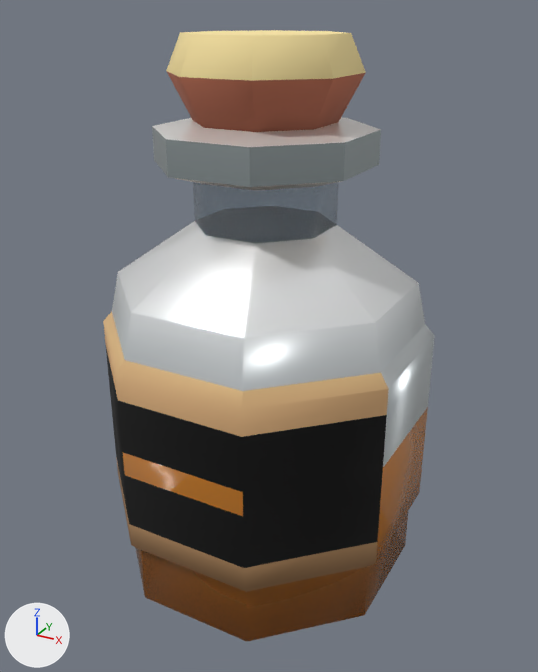
One commit to the glTF model asset-studio/catalogs/items/potions/potion_medium_orange/potion_medium_orange.glb: the scene before it, then after it.
The view is the same before and after, from a camera (50 mm lens) standing at (0.521, -0.936, 0.909) and looking at (0.005, 0.003, 0.44). The lights are fixed; the arrows at lower left show +X, +Y and +Z. The picture after the commit comes second. Vertices at exactly the same position are counted once.

Objects in the first picture: 'Item'.
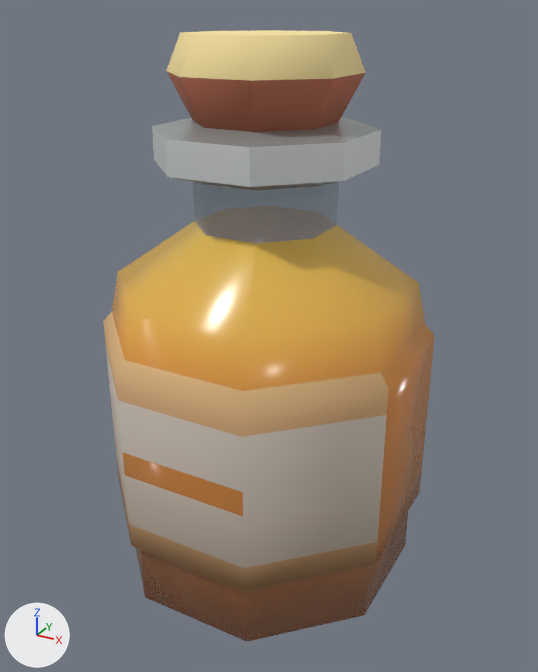
Pixel boxes [x1, y1, x2, y2] of what changed, in the pictures (538 x 672 px):
'Item', surface changed: [103, 98, 435, 641] in both
part 1 of me_potion_medium_orange, surface changed: [103, 117, 435, 568] in both
part 2 of me_potion_medium_orange, recoloured: [123, 407, 428, 641] in both
part 3 of me_potion_medium_orange, recoloured (white to orange): [112, 206, 435, 467] in both

What changed in the scene script:
```text
Change mat_potion_medium_orange_0:
    where n0 = _N.new('ShaderNodeBsdfPrincipled'); n0.name = 'Principled BSDF'
    n0.inputs[2].default_value: 0.95 -> 0.2  # 'Roughness'
    add n3 = _N.new('ShaderNodeMath'); n3.name = 'Math'
    add n3.operation = 'MULTIPLY'
    add n3.inputs[1].default_value = 0.72  # 'Value'
    where n2 = _N.new('ShaderNodeTexImage'); n2.name = 'Image Texture'
    add _L.new(n3.outputs[0], n0.inputs[4])  # 'Value' to 'Alpha'
    add _L.new(n2.outputs[1], n3.inputs[0])  # 'Alpha' to 'Value'
Change mat_potion_medium_orange_1:
    where n0 = _N.new('ShaderNodeBsdfPrincipled'); n0.name = 'Principled BSDF'
    n0.inputs[2].default_value: 0.2 -> 1.0  # 'Roughness'
    remove n2 = _N.new('ShaderNodeMath'); n2.name = 'Math'
    remove n2.operation = 'MULTIPLY'
    remove n2.inputs[1].default_value = 0.72  # 'Value'
    remove _L.new(n2.outputs[0], n0.inputs[4])  # 'Value' to 'Alpha'
    where n3 = _N.new('ShaderNodeTexImage'); n3.name = 'Image Texture'
    remove _L.new(n3.outputs[1], n2.inputs[0])  # 'Alpha' to 'Value'
Change mat_potion_medium_orange_2:
    where n0 = _N.new('ShaderNodeBsdfPrincipled'); n0.name = 'Principled BSDF'
    n0.inputs[2].default_value: 1.0 -> 0.2  # 'Roughness'
    add n3 = _N.new('ShaderNodeMath'); n3.name = 'Math'
    add n3.operation = 'MULTIPLY'
    add n3.inputs[1].default_value = 0.38  # 'Value'
    where n2 = _N.new('ShaderNodeTexImage'); n2.name = 'Image Texture'
    add _L.new(n3.outputs[0], n0.inputs[4])  # 'Value' to 'Alpha'
    add _L.new(n2.outputs[1], n3.inputs[0])  # 'Alpha' to 'Value'
Change me_potion_medium_orange:
    where me_potion_medium_orange.from_pydata(...)  # 146 vertices, 288 faces; spans x -0.24..0.24, y -0.24..0.24, z 0.0..0.88
    used by ob_item; location = (0.0, 0.0, 0.0)
    me_potion_medium_orange part 1: 168 kept faces spanning x -0.24..0.24, y -0.24..0.24, z 0.0..0.766 get new texture (UV) coordinates
    me_potion_medium_orange part 2: 58 faces spanning x -0.24..0.24, y -0.24..0.24, z 0.054..0.33 switch from mat_potion_medium_orange_1 to mat_potion_medium_orange_0
    me_potion_medium_orange part 3: 62 faces spanning x -0.24..0.24, y -0.226..0.24, z 0.33..0.621 switch from mat_potion_medium_orange_3 (picture img_surface_palette) to mat_potion_medium_orange_0
    remove me_potion_medium_orange.materials.append(mat_potion_medium_orange_4)
```
